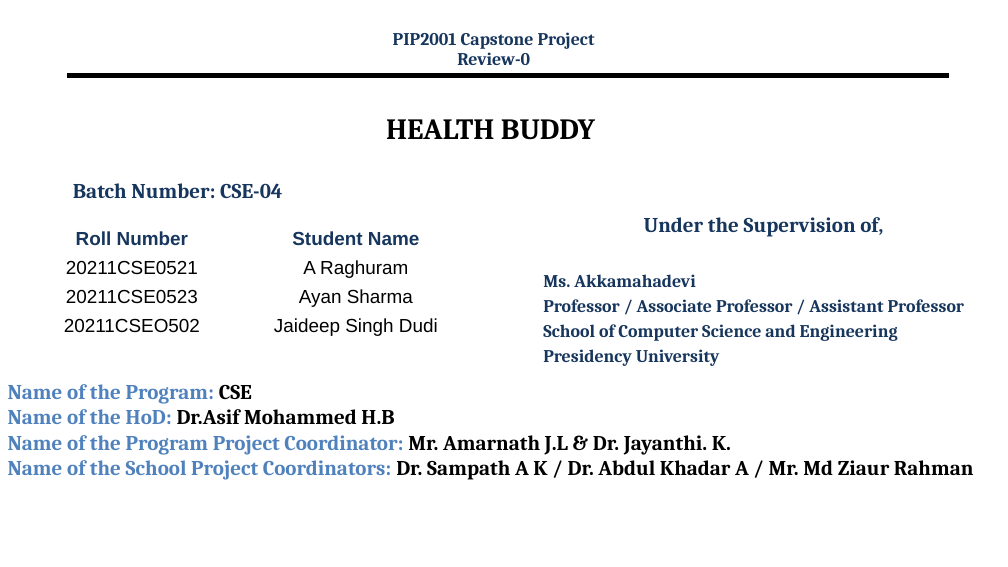
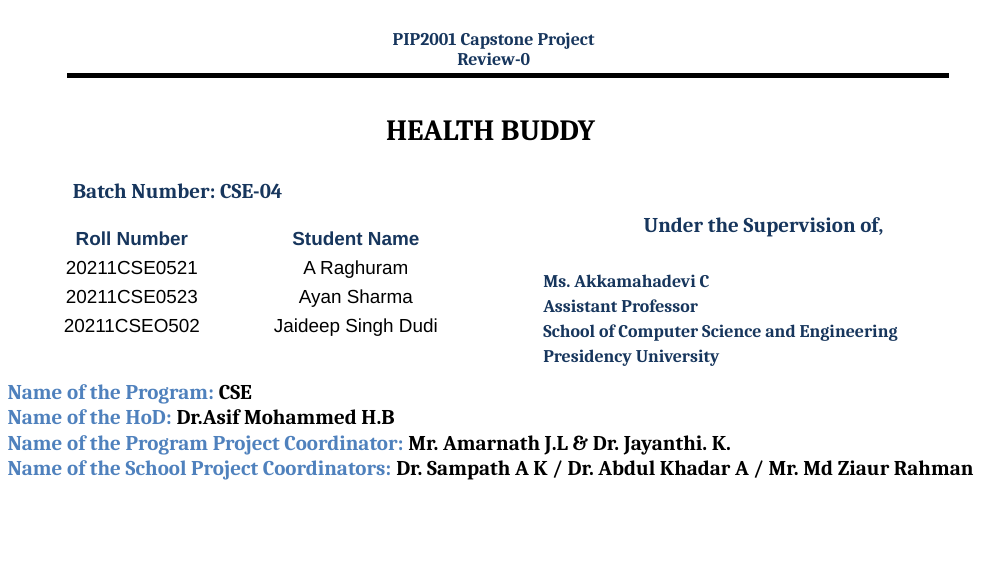
Before and after one commit to HealthBuddy99/HealthBuddy, a slide deck: slide 1 of review0.pptx. Drawn at 1008x567 pixels with LibreOffice and Linux fonts; fonts in the diff are those of the drawing; background and template pictures are left out. Boxes give left, top, right and bottom in pixels: in the first picture for what was removed or moved away, otherwise in the second. Text is boxed around its words. In the diff, an @@ line names an element or a change of style, - is before the commit and + after.

```diff
--- a/review0.pptx
+++ b/review0.pptx
@@ text at [543, 274, 710, 312]: text changed @@
-Ms. Akkamahadevi
-Professor / Associate Professor / Assistant Professor
+Ms. Akkamahadevi C
+Assistant Professor
```
Also in this commit, not shown: 2 other slides changed, 3 other files.
